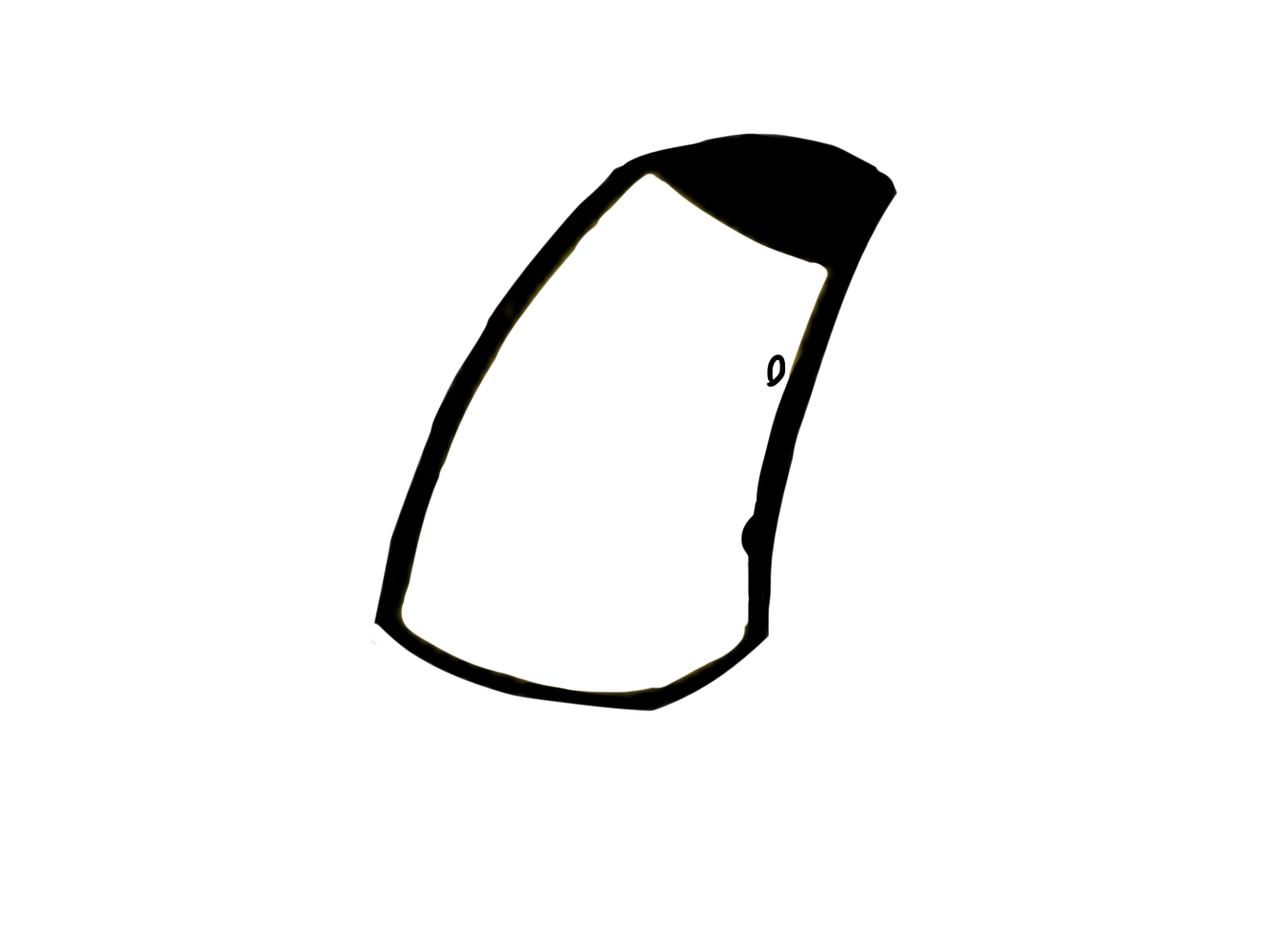
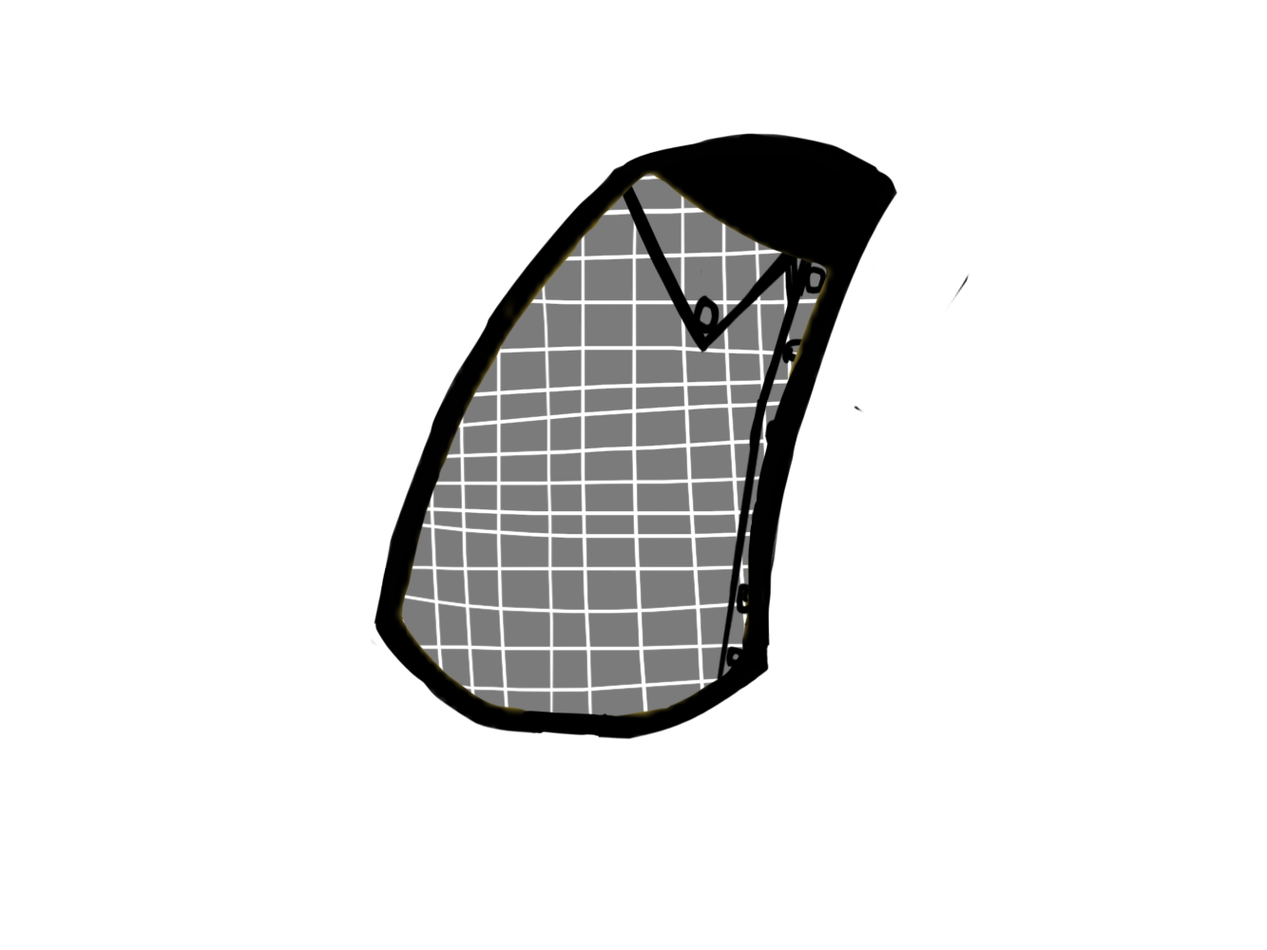
Layered file, before and after one edit (1267 × 950). Changes by layer:
removed layer "Layer 0" over [374, 172, 864, 712]
added layer "Layer 8 copy" above "Layer 9" over [374, 172, 971, 741]
added layer "Layer 9" above "Layer 8" over [396, 172, 829, 729]
added layer "Layer 7" above "Layer 6" over [374, 172, 971, 741]
added layer "Layer 6" above "Layer 5" over [374, 172, 971, 741]
hid "Layer 1" over [382, 172, 829, 705]
